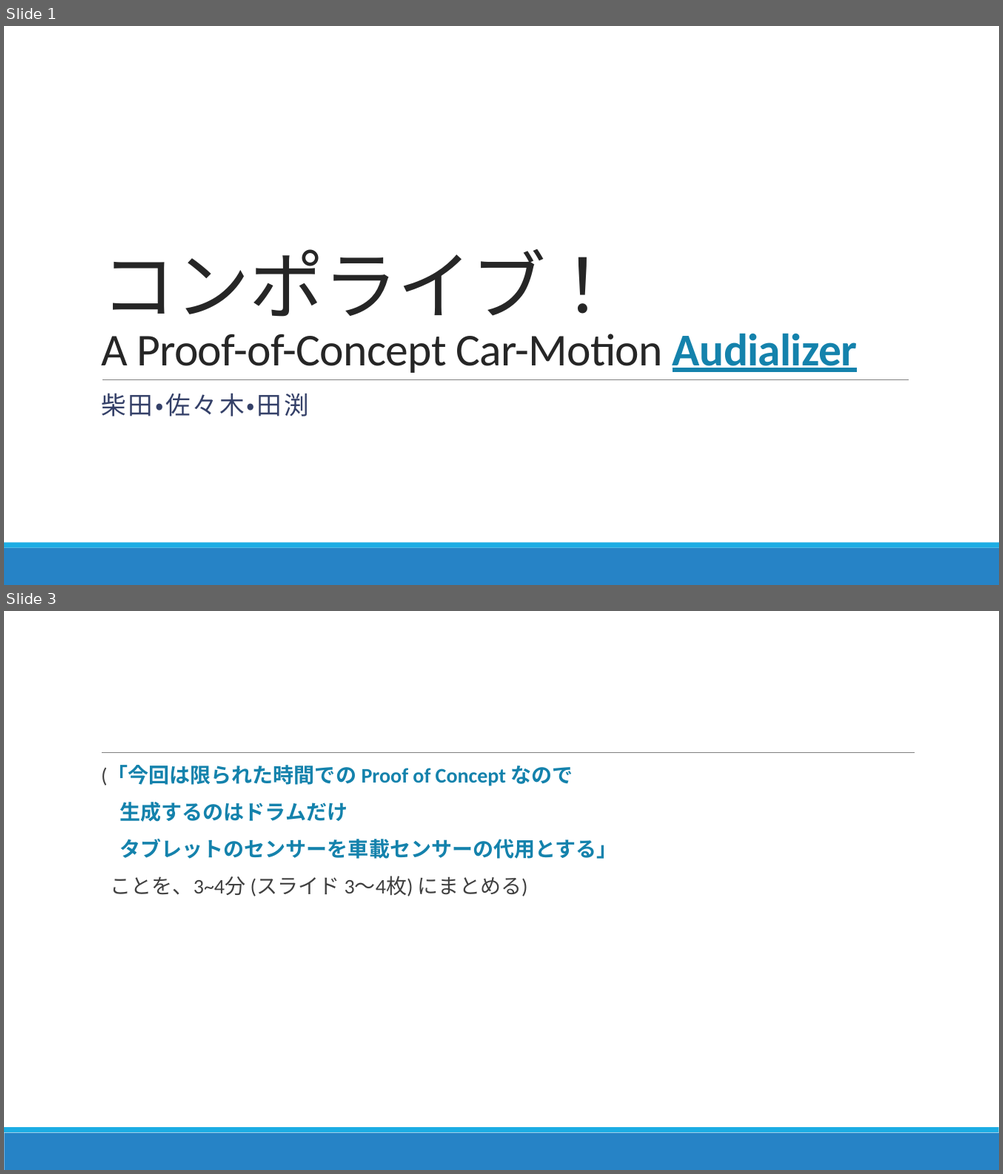
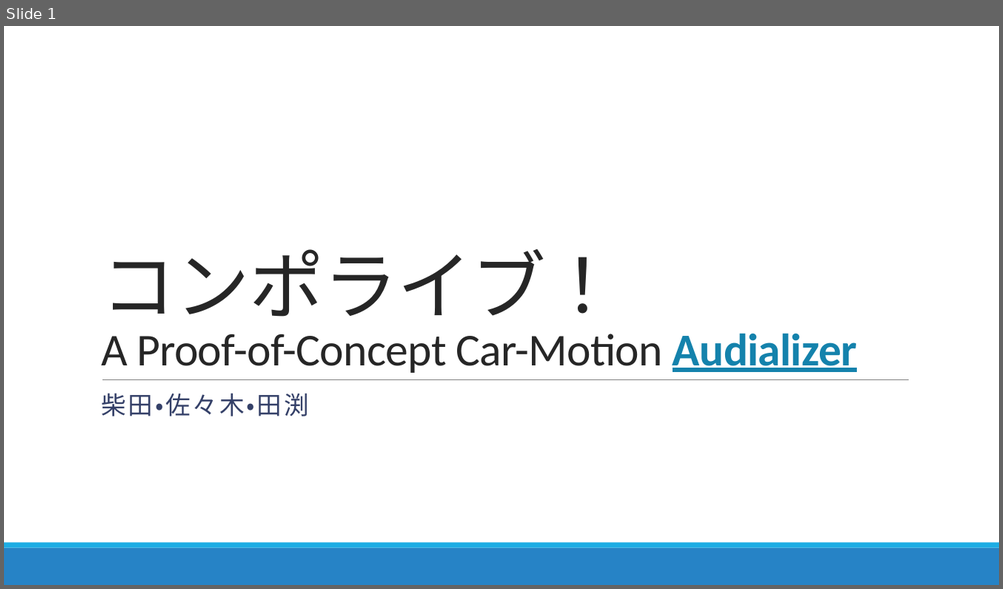
Before and after one commit to aquavit/comporive, a slide deck: コンポライブ.pptx. Shown one above the other, each under a label of ours: slides 1 and 3 before the commit, slide 1 after it; the slides between them are not shown. The pictures are 1003x1174 and 1003x589 pixels, drawn with LibreOffice and Linux fonts; fonts in the diff are those of the drawing. Boxes give left, top, right and bottom in pixels: in the first picture for what was removed or moved away, otherwise in the second. Text is boxed around its words. In the diff, an @@ line names an element or a change of style, - is before the commit and + after.

```diff
--- a/コンポライブ.pptx
+++ b/コンポライブ.pptx
@@ slide 3 removed at [4, 611, 999, 1170], background #FFFFFF; not listed: 2 template elements that a slide beside it also shows @@
@@ text removed at [101, 766, 617, 897] @@
-  (「今回は限られた時間での Proof of Concept なので
-  生成するのはドラムだけ
-  タブレットのセンサーを車載センサーの代用とする」
-  ことを、3~4分 (スライド 3～4枚) にまとめる)
@@ line removed from (102, 753) to (915, 753) @@
```
Also in this commit, not shown: 1 slide changed, 4 slides added.
